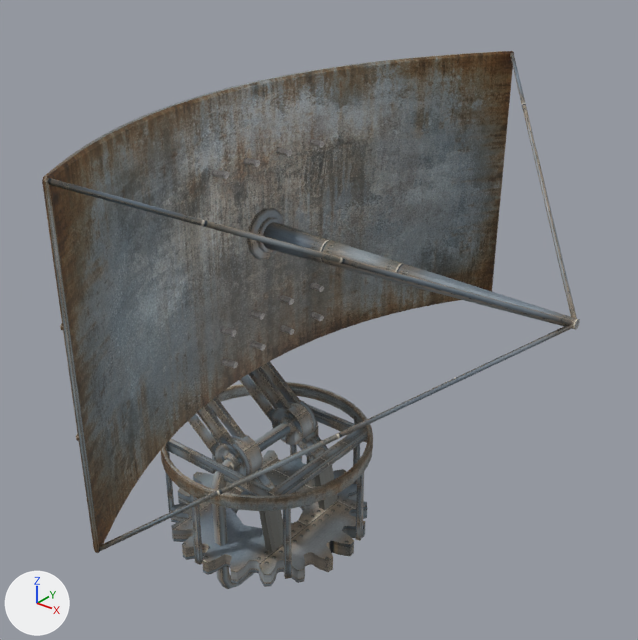
The FBX model Content/MyStuff/ENTITIES/STRUCTURES/radar/static2.fbx, before and after one commit.
Rendered twice from a 50 mm camera at (4.02, -4.56, 5.77) aimed at (0.5, -0.16, 3.04). The axes (+X, +Y, +Z) are drawn at lower left. The lights are the same throughout. Where no turn or scale is listed for an object, it has been applied to the vertices.

The scene before the commit, as lines of its bpy script (objects in view):
```python
ob_cone = bpy.data.objects.new('Cone', me_mesh_011)
ob_cone.location = (1.196, -0.19, 3.588)
ob_cube_2 = bpy.data.objects.new('Cube_2', me_mesh_027)
ob_cube_2.location = (0.0, -0.19, 3.588)
ob_cube_3 = bpy.data.objects.new('Cube_3', me_mesh_028)
ob_cube_3.location = (0.199, -0.519, 1.686)
ob_cylinder = bpy.data.objects.new('Cylinder', me_mesh_009)
ob_cylinder.location = (0.05, -0.19, 3.588)
ob_cylinder_2 = bpy.data.objects.new('Cylinder_2', me_mesh_012)
ob_cylinder_2.location = (1.541, 0.899, 4.105)
ob_cylinder_3 = bpy.data.objects.new('Cylinder_3', me_mesh_018)
ob_cylinder_3.location = (0.076, 0.2, 2.778)
# also in view: 'Cylinder_4_2' at (0.0, -0.19, 1.84); 'Cube_7' at (-0.27, -0.19, 2.05); 'Cube_8' at (0.56, -0.19, 1.87); 'Sweep' at (0.0, -0.19, 1.27); 'Cube_9' at (0.0, -0.19, 1.84)
```
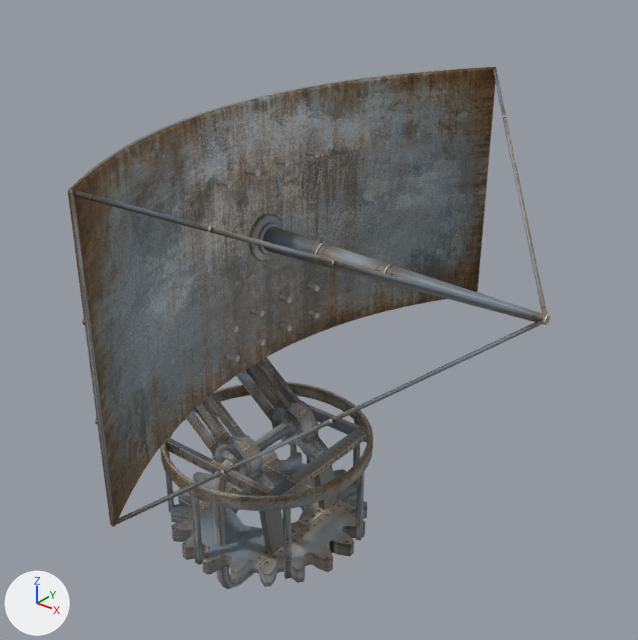
Boxes (x1, y1, x2, y2) around the edits, measured in the pictures (638 x 640 px):
'Cube_2', mesh rescaled, moved (9% narrower, 8% shorter)
    before: (42, 51, 514, 553)
    after: (68, 67, 497, 527)
'Cylinder_2', mesh rescaled, moved (10% narrower, 9% shorter)
    before: (48, 52, 577, 552)
    after: (73, 68, 547, 525)
'Cone', moved
    before: (263, 222, 580, 330)
    after: (263, 226, 550, 325)
'Cylinder', moved
    before: (247, 208, 284, 260)
    after: (248, 214, 283, 261)
'Cylinder_3', moved
    before: (310, 312, 324, 321)
    after: (307, 310, 320, 318)

The edits, one by one:
me_mesh_027 has 176 vertices, 178 faces and spans x -0.03..0.74, y -2.19..2.19, z -1.05..1.05.
me_mesh_027 is used by ob_cube_2; location (0.0, -0.19, 3.588).
me_mesh_027 part 2: the whole mesh is scaled about the mesh origin by 0.926.
me_mesh_012 has 88 vertices, 120 faces and spans x -0.82..0.82, y -3.26..1.09, z -1.56..0.52.
me_mesh_012 is used by ob_cylinder_2; location (1.541, 0.899, 4.105).
me_mesh_012 part 1: the whole mesh is scaled about the mesh origin by 0.926.
Object 'Cylinder' (ob_cylinder) moves from (0.05, -0.19, 3.588) to (0.046, -0.19, 3.56).
Object 'Cube_2' (ob_cube_2) moves from (0.0, -0.19, 3.588) to (0.0, -0.19, 3.56).
Object 'Cylinder_3' (ob_cylinder_3) moves from (0.076, 0.2, 2.778) to (0.07, 0.171, 2.81).
Object 'Cone' (ob_cone) moves from (1.196, -0.19, 3.588) to (1.107, -0.19, 3.56).
Object 'Cylinder_2' (ob_cylinder_2) moves from (1.541, 0.899, 4.105) to (1.427, 0.818, 4.039).
